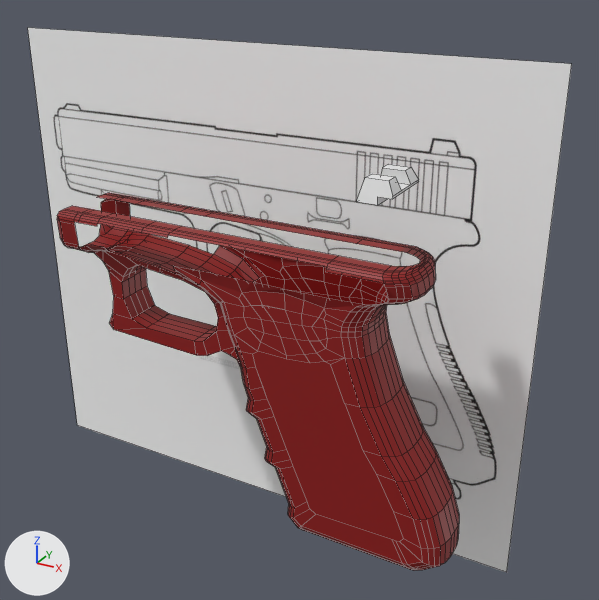
Renders of the Blender file Glock17.blend from each side of a commit.
One viewpoint serves both versions: a 50 mm camera at (0.159, -0.212, 0.199) aimed at (0.025, 0.033, 0.076). Lighting does not change. The marker at lower left points along +X, +Y and +Z. Mesh edges are drawn as thin lines.

Script lines for the objects in view, before the commit:
```python
mat_material = principled_material('Material')
mat_material.base_color = (0.275, 0.00586, 0.00554)  # red #8f1211
me_cube_006 = bpy.data.meshes.new('Cube.006')
me_cube_006.from_pydata(...)  # 22 vertices, 14 faces; spans x -0.005..0.0111, y -0.0042..0.0041, z 0.0..0.0093
me_glockblueprint = bpy.data.meshes.new('GlockBlueprint')
me_glockblueprint.from_pydata(...)  # 4 vertices, 1 face; spans x -0.573..0.573, y -0.5..0.5, z 0.0
me_glockblueprint.materials.append(mat_glockblueprint)  # picture img_glockblueprint_jpg
me_plane = bpy.data.meshes.new('Plane')
me_plane.from_pydata(...)  # 546 vertices, 483 faces, 1 loose edge; spans x -18.4..8.7, y -20.7..-1.7, z -2.7..0.0
me_plane.materials.append(mat_material)  # red #8f1211
ob_glockblueprint = bpy.data.objects.new('GlockBlueprint', me_glockblueprint)
ob_glockblueprint.location = (-0.0003, 0.0457, 0.0693)
ob_glockblueprint.rotation_euler = (1.571, 0.0, 3.142)  # degrees (90, 0, 180)
ob_glockblueprint.scale = (0.19, 0.19, 0.19)
ob_plane = bpy.data.objects.new('Plane', me_plane)
ob_plane.location = (0.0, 0.0, 0.0)
ob_plane.rotation_euler = (1.571, 0.0, 0.0)  # degrees (90, 0, 0)
ob_plane.scale = (-0.00542, -0.00542, -0.00542)
_m = ob_plane.modifiers.new('Mirror', 'MIRROR')
_m.use_axis = (False, False, True)
_m.use_clip = True
ob_rear_sight = bpy.data.objects.new('Rear Sight', me_cube_006)
ob_rear_sight.location = (0.0697, 0.0001, 0.1311)
ob_rear_sight.scale = (0.639, 2.53, 0.702)
```
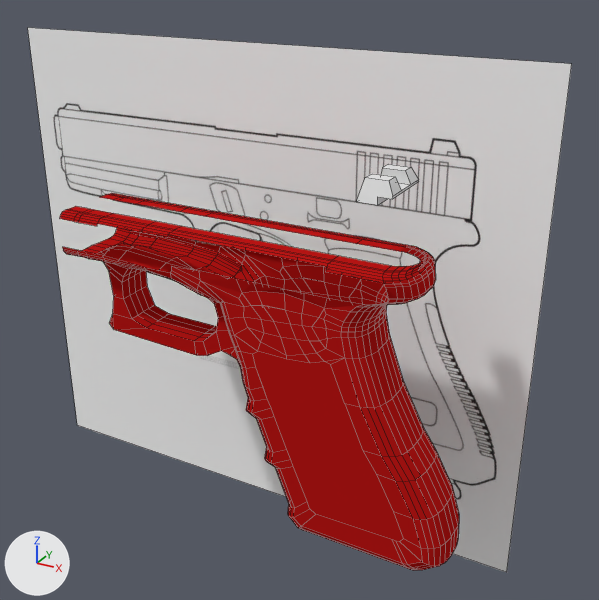
Boxes [x1, y1, x2, y2] around the edits, measured in the pictures (599 x 600 px; the box of a moved part takes in the faces that stretch with it):
'Plane', recoloured, surface changed, reshaped
    before: [57, 193, 459, 571]
    after: [60, 193, 459, 571]
part 1 of me_plane, moved or reshaped
    before: [57, 193, 285, 360]
    after: [60, 193, 285, 360]

The edits, one by one:
Material 'Material' (mat_material) changes colour from red #8f1211 to red #b91615; in linear values from (0.275, 0.00586, 0.00554) to (0.488, 0.00818, 0.00767).
In material 'Material' (mat_material), specular_ior_level is now set to 0.0.
me_plane is used by ob_plane; location (0.0, 0.0, 0.0); rotation (1.571, 0.0, 0.0), in degrees (90, 0, 0); scale (-0.00542, -0.00542, -0.00542).
me_plane had 546 vertices, 483 faces, 1 loose edge and spanned x -18.4..8.7, y -20.7..-1.7, z -2.7..0.0.
me_plane now has 580 vertices, 498 faces, 15 loose edges and spans x -18.4..8.8, y -20.8..-1.7, z -2.7..0.0.
Part 1, on me_plane:
21 vertices are removed from x -2.3..8.7, y -20.5..-17.0, z -2.6..-0.6.
69 faces are deleted.
3 vertices in x 8.1, y -20.7..-20.6, z -2.5..-2.0 move by (-0.2, 0.0, 0.0).
22 vertices move from x -2.6..8.3, y -20.7..-17.4, z -2.5..0.0 to x -2.6..7.9, y -20.7..-17.3, z -2.7..0.0.
55 vertices are added at x -2.4..8.8, y -20.8..-16.8, z -2.7..0.0.
14 loose edges are added.
84 new faces join them.
